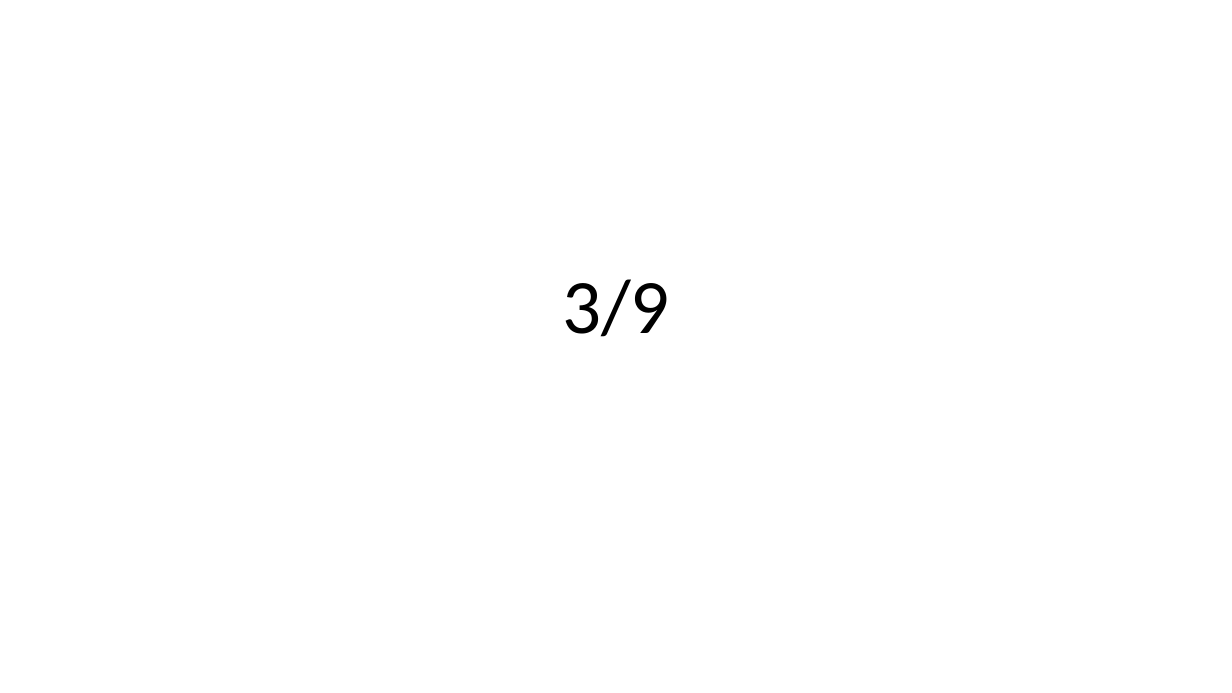
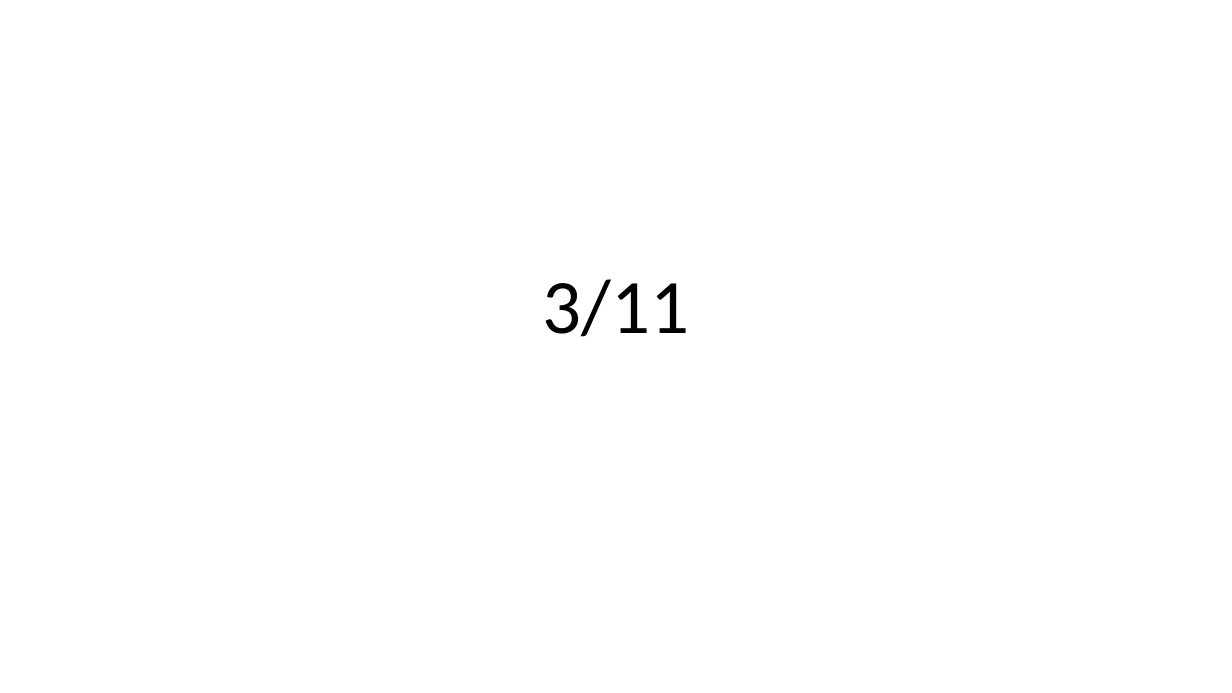
Before and after one commit to edward130603/BayesSpace, a slide deck: slide 1 of output/slides_3-13.pptx. Drawn at 1232x693 pixels with LibreOffice and Linux fonts; fonts in the diff are those of the drawing. Boxes give left, top, right and bottom in pixels: in the first picture for what was removed or moved away, otherwise in the second. Text is boxed around its words. In the diff, an @@ line names an element or a change of style, - is before the commit and + after.

```diff
--- a/output/slides_3-13.pptx
+++ b/output/slides_3-13.pptx
@@ title at (x1=543, y1=279, x2=690, y2=337): text changed @@
-3/9
+3/11
```
Also in this commit, not shown: 1 other slide changed, 3 slides added, 1 slide removed, 2 other files.
